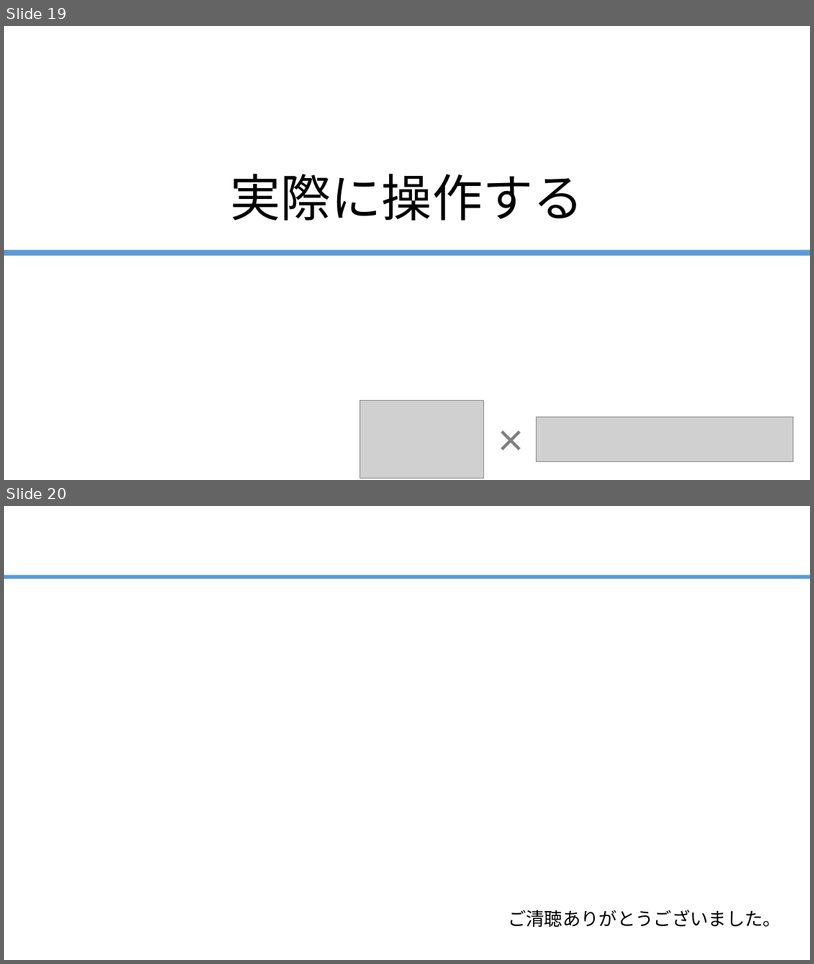
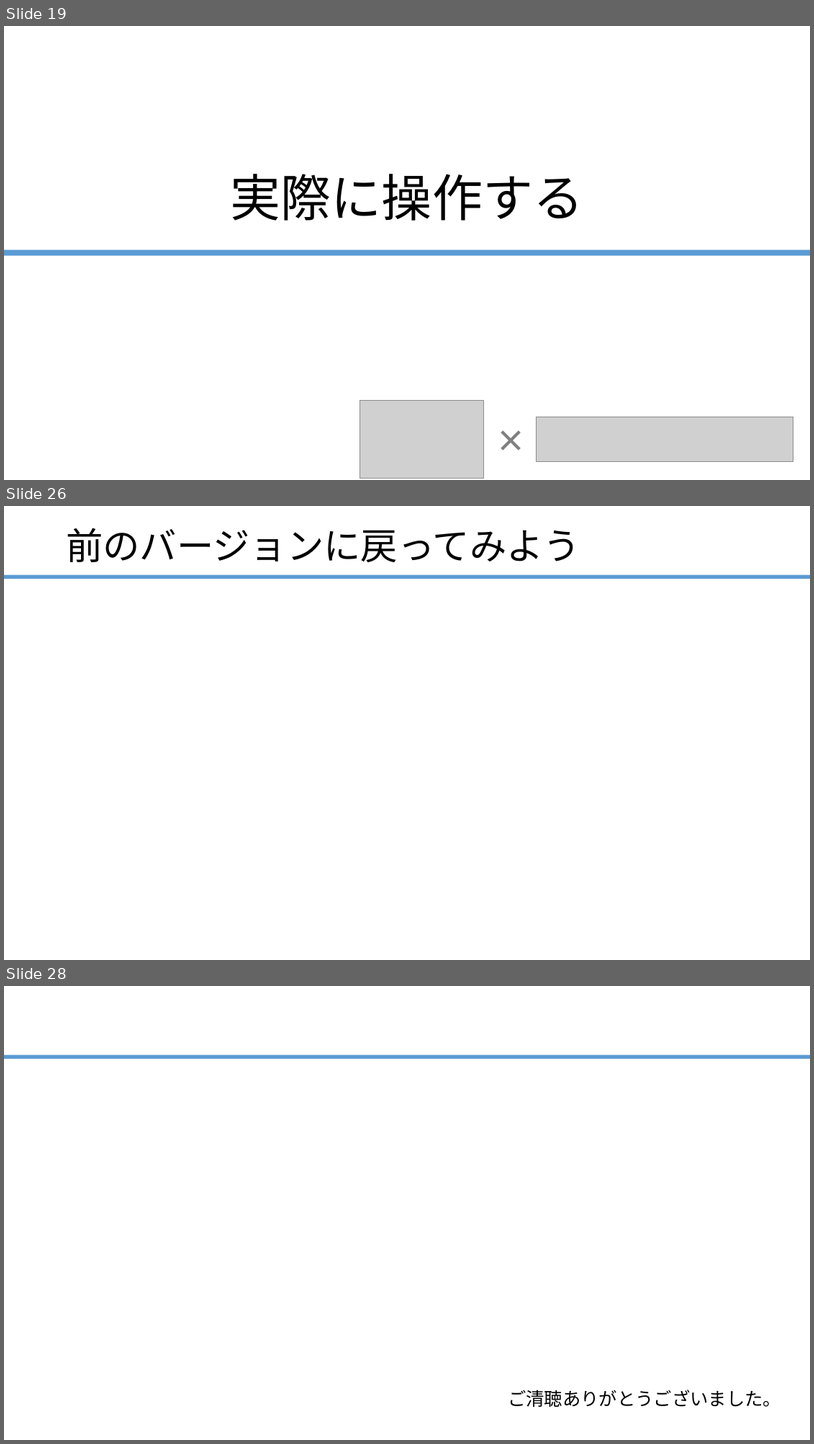
Before and after one commit to ainsAins/git4beginners, a slide deck: ハンズオン_Git入門.pptx. Shown one above the other, each under a label of ours: slides 19 and 20 before the commit, slides 19, 26 and 28 after it; the slides between them are not shown. The pictures are 814x964 and 814x1444 pixels, drawn with LibreOffice and Linux fonts; fonts in the diff are those of the drawing; grey boxes stand for pictures. Boxes give left, top, right and bottom in pixels: in the first picture for what was removed or moved away, otherwise in the second. Text is boxed around its words. In the diff, an @@ line names an element or a change of style, - is before the commit and + after.

```diff
--- a/ハンズオン_Git入門.pptx
+++ b/ハンズオン_Git入門.pptx
@@ slide 26 added at (4,506,810,960), background #FFFFFF; not listed: 1 template element that a slide beside it also shows @@
@@ title added at (66,528,581,562), 44 pt, text #000000 @@
+前のバージョンに戻ってみよう
@@ what was slide 20 is now slide 28 @@
```
Also in this commit, not shown: 7 other slides added.
